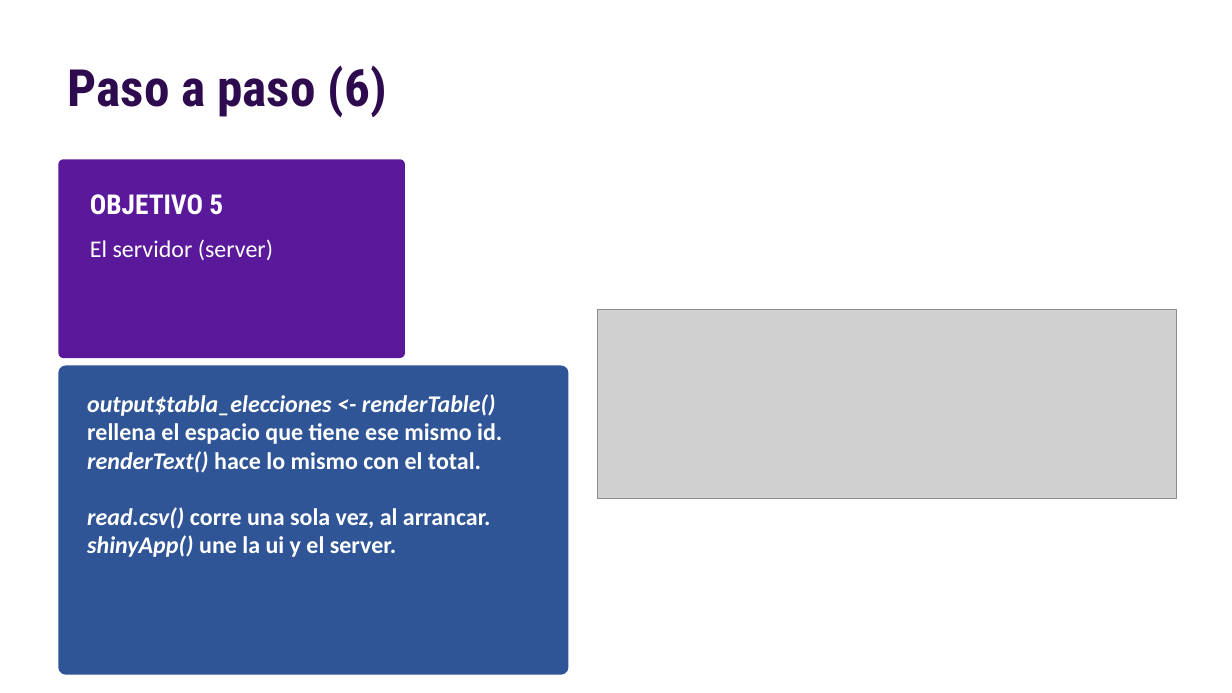
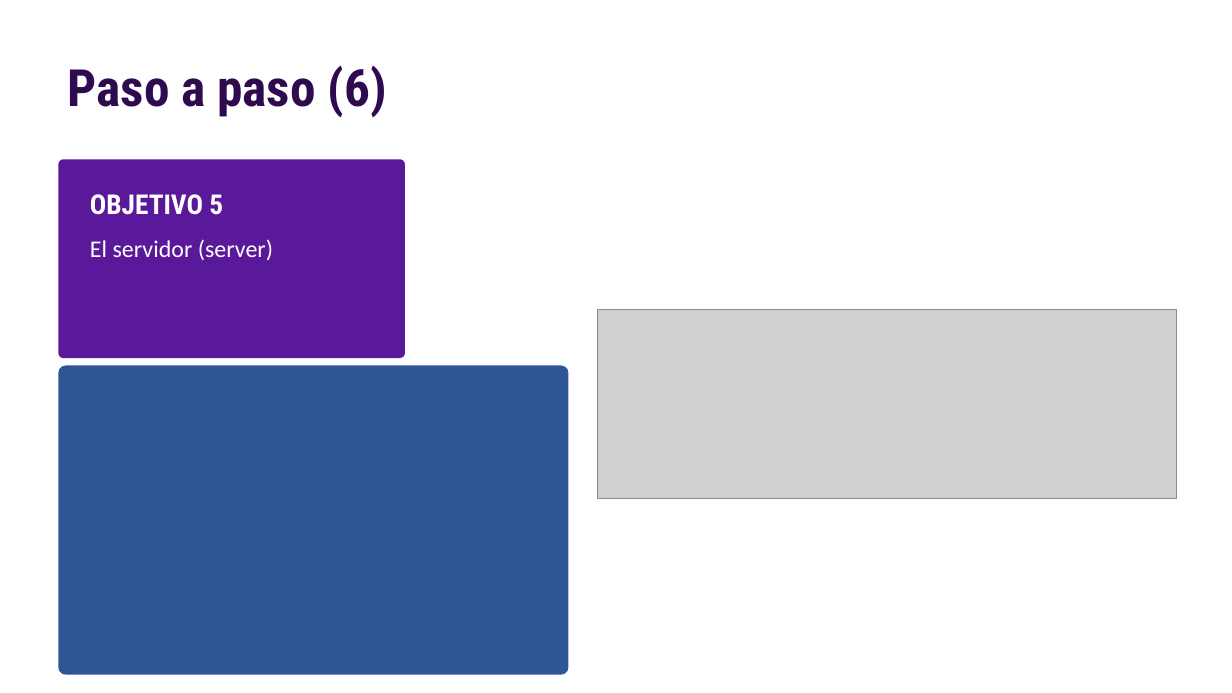
Before and after one commit to nahura99/visualizacion_datos_shiny, a slide deck: slide 17 of clase1/clase1.pptx (slide 16 before the commit). Drawn at 1232x693 pixels with LibreOffice and Linux fonts; fonts in the diff are those of the drawing; grey boxes stand for pictures. Boxes give left, top, right and bottom in pixels: in the first picture for what was removed or moved away, otherwise in the second. Text is boxed around its words. In the diff, an @@ line names an element or a change of style, - is before the commit and + after.

```diff
--- a/clase1/clase1.pptx
+++ b/clase1/clase1.pptx
@@ text removed at [87, 394, 502, 557] @@
-output$tabla_elecciones <- renderTable() rellena el espacio que tiene ese mismo id. renderText() hace lo mismo con el total.
-read.csv() corre una sola vez, al arrancar. shinyApp() une la ui y el server.
```
Also in this commit, not shown: 1 other slide changed, 1 slide added, 1 other file.
